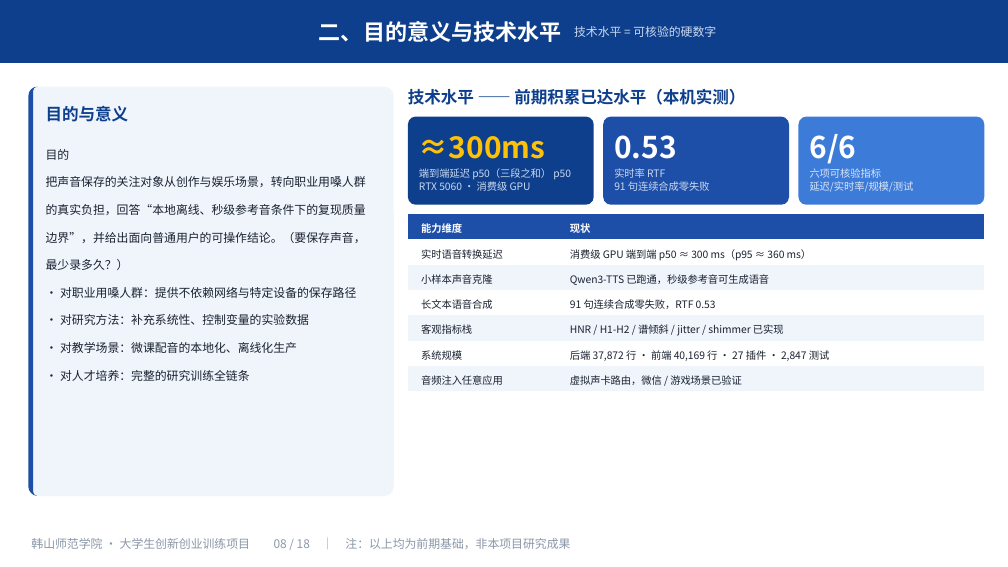
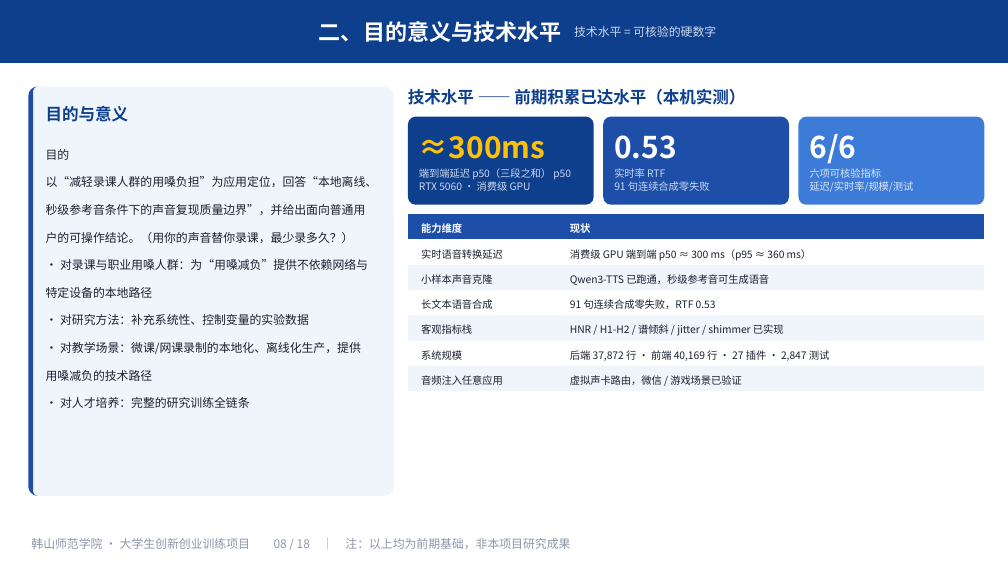
Before and after one commit to mouxu66/voice-morph, a slide deck: slide 8 of docs/大创申报-2026-10/大创申报PPT.pptx. Drawn at 1008x567 pixels with LibreOffice and Linux fonts; fonts in the diff are those of the drawing. Boxes give left, top, right and bottom in pixels: in the first picture for what was removed or moved away, otherwise in the second. Text is boxed around its words. In the diff, an @@ line names an element or a change of style, - is before the commit and + after.

```diff
--- a/docs/大创申报-2026-10/大创申报PPT.pptx
+++ b/docs/大创申报-2026-10/大创申报PPT.pptx
@@ text at (46,176,378,298): text changed @@
-把声音保存的关注对象从创作与娱乐场景，转向职业用嗓人群的真实负担，回答“本地离线、秒级参考音条件下的复现质量边界”，并给出面向普通用户的可操作结论。（要保存声音，最少录多久？）
-· 对职业用嗓人群：提供不依赖网络与特定设备的保存路径
+以“减轻录课人群的用嗓负担”为应用定位，回答“本地离线、秒级参考音条件下的声音复现质量边界”，并给出面向普通用户的可操作结论。（用你的声音替你录课，最少录多久？）
+· 对录课与职业用嗓人群：为“用嗓减负”提供不依赖网络与特定设备的本地路径
@@ text at (46,342,361,381): text changed @@
-· 对教学场景：微课配音的本地化、离线化生产
+· 对教学场景：微课/网课录制的本地化、离线化生产，提供用嗓减负的技术路径
```
Also in this commit, not shown: 6 other slides changed, 1 other file.
